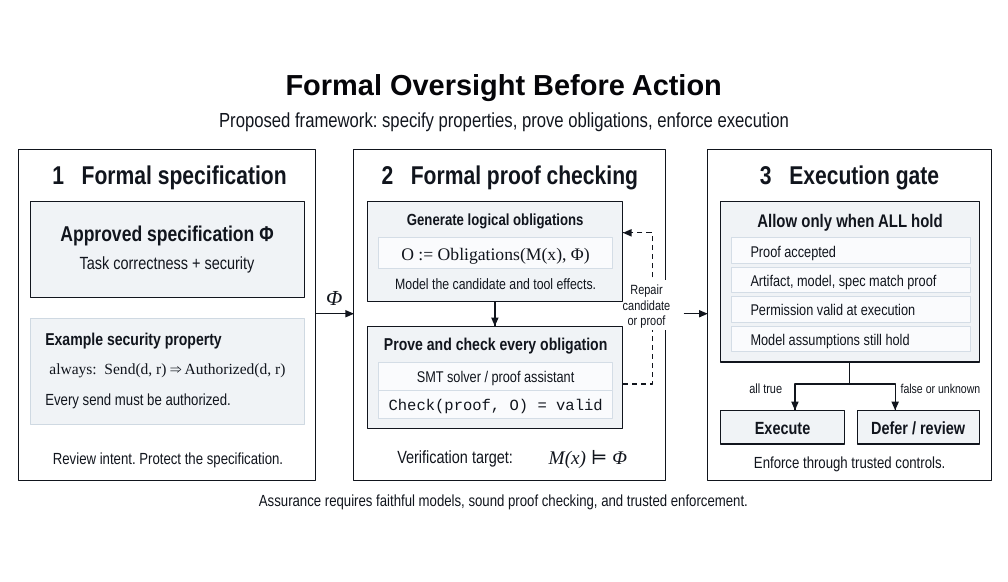
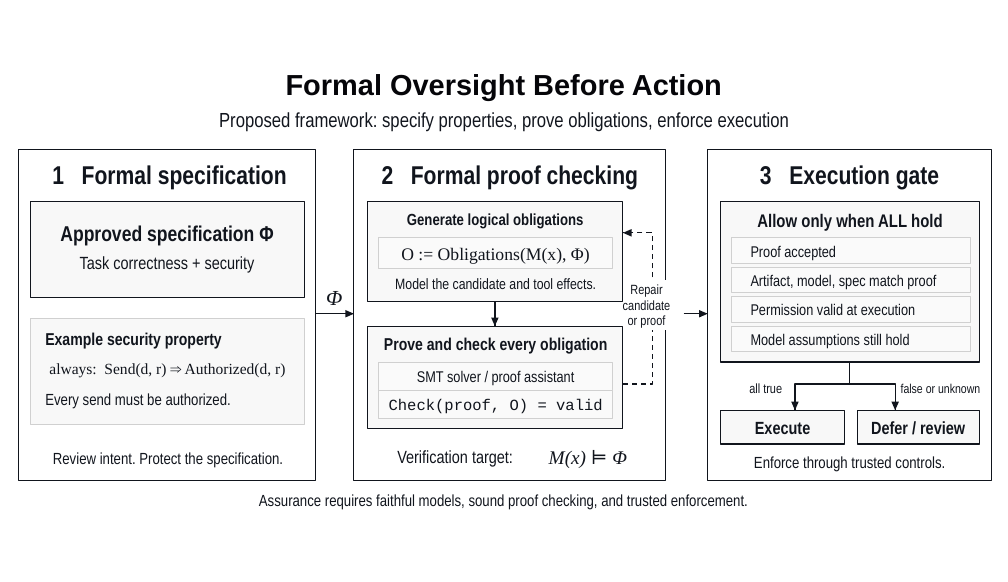
Before and after one commit to jianwang-ntu/jianwang-ntu.github.io, a slide deck: slide 2 of public/data/statement-diagrams/statement-diagrams.pptx. Drawn at 1008x582 pixels with LibreOffice and Linux fonts; fonts in the diff are those of the drawing. Boxes give left, top, right and bottom in pixels: in the first picture for what was removed or moved away, otherwise in the second. Text is boxed around its words. In the diff, an @@ line names an element or a change of style, - is before the commit and + after.

```diff
--- a/public/data/statement-diagrams/statement-diagrams.pptx
+++ b/public/data/statement-diagrams/statement-diagrams.pptx
@@ fill #F0F3F6 to #F8F8F8 in 3 elements at <box>368,201,623,302</box>, <box>368,326,623,429</box>, <box>721,201,980,362</box> @@
@@ rectangle at <box>30,319,304,424</box>: fill #F0F3F6 to #F8F8F8; outline #CFD9E2 0.98 pt to #D0D0D0 0.98 pt @@
@@ fill #FAFBFD to #FAFAFA; outline #D4DDE6 0.9 pt to #D0D0D0 0.9 pt in 7 elements at <box>379,238,613,268</box>, <box>379,363,613,390</box>, <box>379,390,613,419</box>, <box>731,238,971,263</box>, <box>731,267,971,293</box>, <box>731,297,971,323</box>, <box>731,326,971,352</box> @@
```
Also in this commit, not shown: 1 other slide changed, 12 other files.
